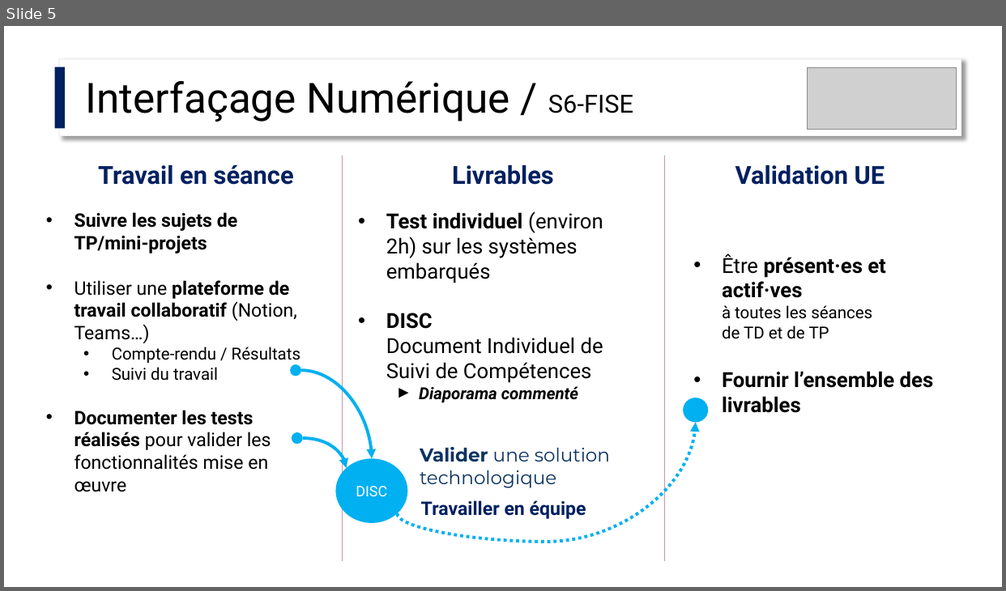
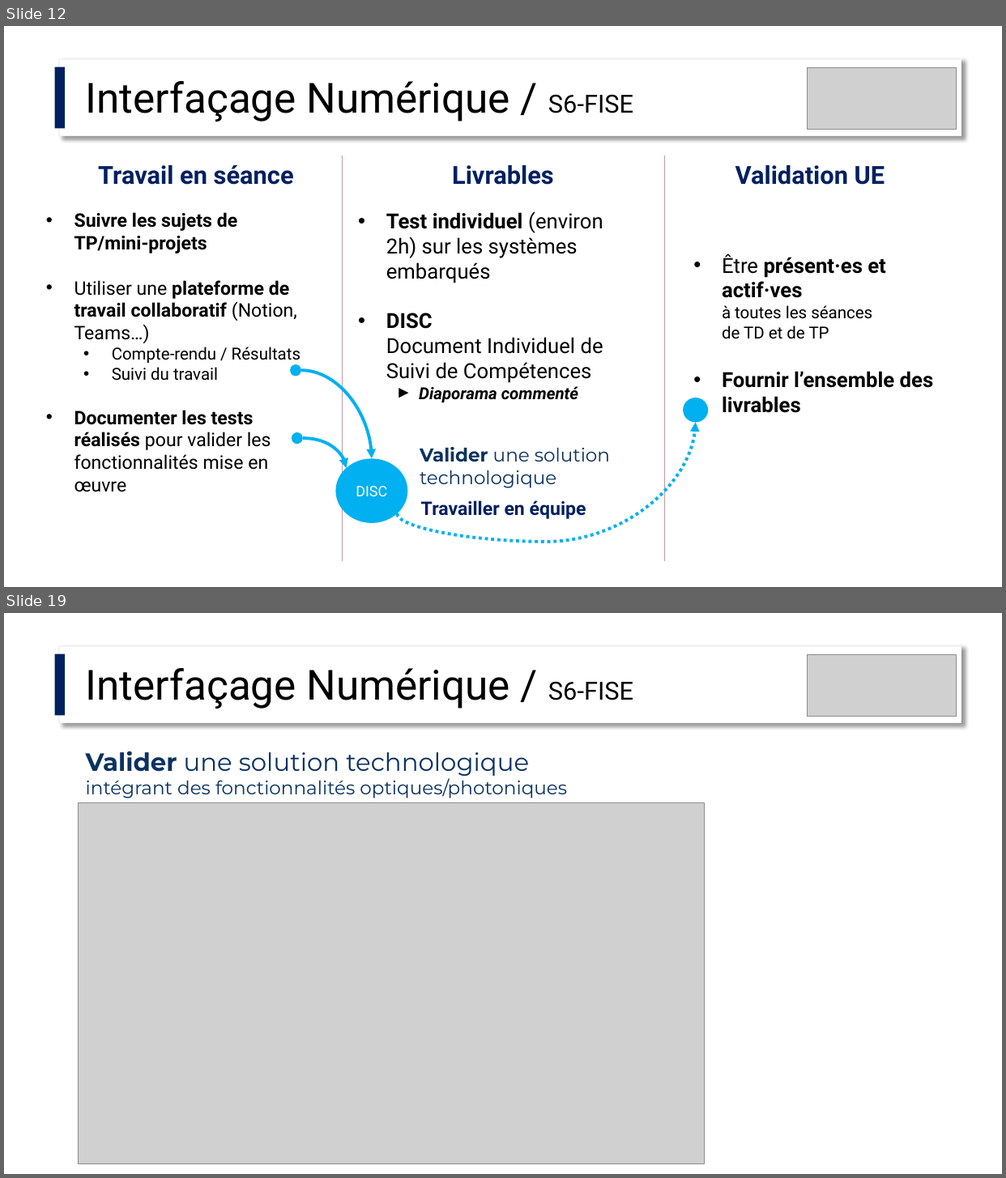
Before and after one commit to IOGS-Digital-Methods/semester-6, a slide deck: InterfacageNumerique/APC/S6_IntNum_APC.pptx. Shown one above the other, each under a label of ours: slide 5 before the commit, slides 12 and 19 after it; the slides between them are not shown. The pictures are 1006x591 and 1006x1178 pixels, drawn with LibreOffice and Linux fonts; fonts in the diff are those of the drawing; grey boxes stand for pictures. Boxes give left, top, right and bottom in pixels: in the first picture for what was removed or moved away, otherwise in the second. Text is boxed around its words. In the diff, an @@ line names an element or a change of style, - is before the commit and + after.

```diff
--- a/InterfacageNumerique/APC/S6_IntNum_APC.pptx
+++ b/InterfacageNumerique/APC/S6_IntNum_APC.pptx
@@ slide 19 added at <box>4,613,1002,1174</box>, background #FFFFFF @@
@@ rectangle added at <box>55,654,66,716</box>, fill #002060 @@
@@ rectangle added at <box>59,646,961,723</box>, fill #FFFFFF, outline #F2F2F2 1 pt @@
@@ picture added at <box>808,655,957,717</box> @@
@@ text added at <box>86,668,633,709</box>, 40 pt, text #000000 @@
+Interfaçage Numérique / S6-FISE
@@ text added at <box>86,751,567,798</box>, 18 pt, text #0A3260 @@
+Valider une solution technologique
+intégrant des fonctionnalités optiques/photoniques
@@ picture added at <box>78,803,704,1165</box> @@
@@ what was slide 5 is now slide 12 @@
```
Also in this commit, not shown: 5 slides changed, 15 other slides added, 1 slide removed, 2 other files.
